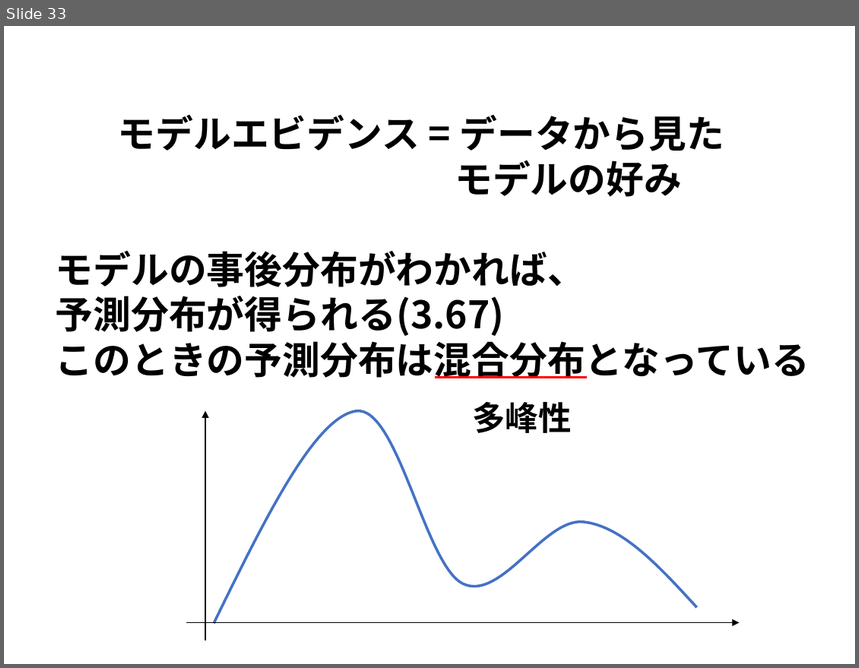
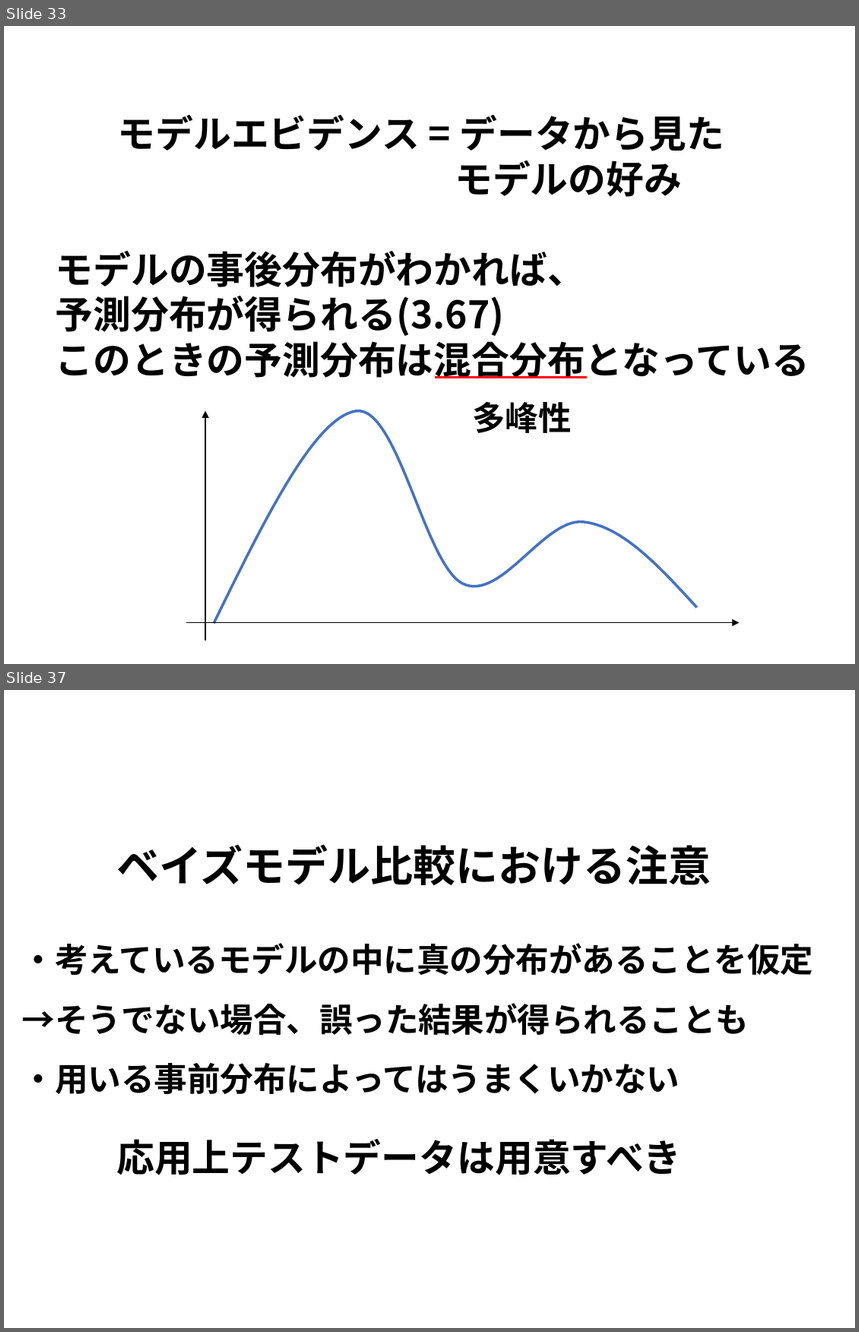
Before and after one commit to j-i-k-o/PRMLSeminar, a slide deck: 3章/PRML3章.pptx. Shown one above the other, each under a label of ours: slide 33 before the commit, slides 33 and 37 after it; the slides between them are not shown. The pictures are 859x668 and 859x1332 pixels, drawn with LibreOffice and Linux fonts; fonts in the diff are those of the drawing. Boxes give left, top, right and bottom in pixels: in the first picture for what was removed or moved away, otherwise in the second. Text is boxed around its words. In the diff, an @@ line names an element or a change of style, - is before the commit and + after.

```diff
--- a/3章/PRML3章.pptx
+++ b/3章/PRML3章.pptx
@@ slide 37 added at (4, 690, 855, 1328), background #FFFFFF @@
@@ text added at (116, 844, 711, 885), 36 pt, text #000000, bold @@
+ベイズモデル比較における注意
@@ text added at (22, 943, 814, 1094), 28 pt, text #000000, bold @@
+・考えているモデルの中に真の分布があることを仮定
+→そうでない場合、誤った結果が得られることも
+・用いる事前分布によってはうまくいかない
@@ text added at (116, 1139, 682, 1176), 32 pt, text #000000, bold @@
+応用上テストデータは用意すべき
```
Also in this commit, not shown: 15 other slides added, 1 slide removed, 2 other files.
